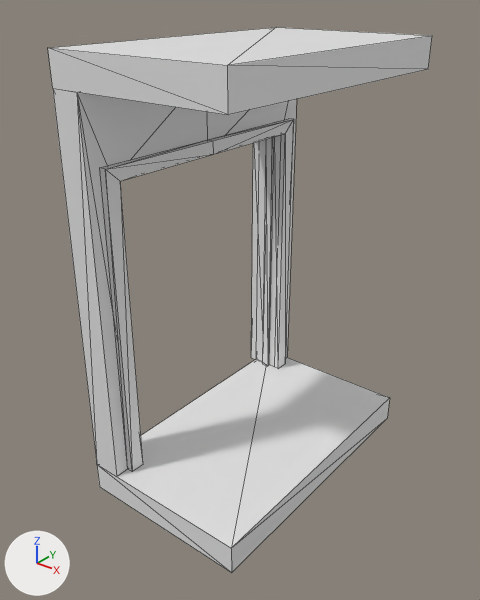
Renders of the glTF model assets/Module_Blocky/SM_WallDoor_1x2_02a.glb from each side of a commit.
One viewpoint serves both versions: a camera (50 mm lens) standing at (2.85, -2.23, 3.03) and looking at (0.36, 0.89, 1.09). Every picture has the same lights, and +X, +Y and +Z are marked at lower left. Mesh edges are drawn as thin lines. Where no turn or scale is listed for an object, it has been applied to the vertices. Vertices at the same position are counted once.

The first picture shows 'SM_WallDoor_1x2_02a'.
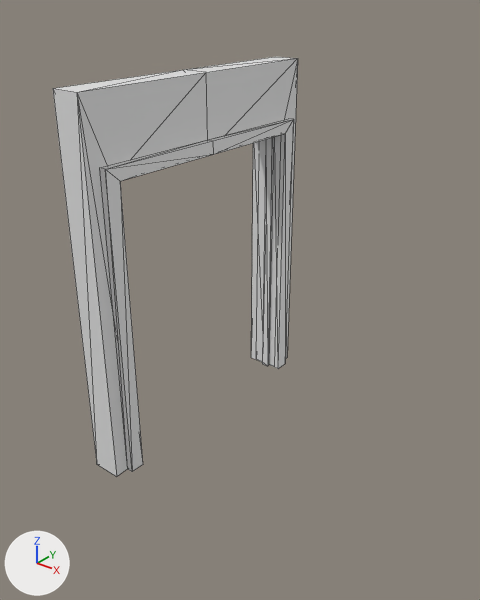
Where the change shows, as pixel boxes (x1, y1, x2, y2) in the pictures (480 x 600 px):
'SM_WallDoor_1x2_02a', reshaped (36% narrower, 23% shorter)
    before: (48, 27, 432, 573)
    after: (53, 57, 298, 477)
part 1 of me_cube_047, deleted
    before: (48, 27, 432, 115)
part 2 of me_cube_047, deleted
    before: (97, 358, 390, 573)

Diff of the bpy script that builds the scene:
```diff
--- a/assets/Module_Blocky/SM_WallDoor_1x2_02a.glb.py
+++ b/assets/Module_Blocky/SM_WallDoor_1x2_02a.glb.py
@@ me_cube_047 @@
 me_cube_047.from_pydata(...)  # 86 vertices, 128 faces; spans x -0.25..1.0, y 0.0..2.0, z -0.2..2.7
 # used by ob_sm_walldoor_1x2_02a; location = (0.0, 0.0, 0.0)
+# me_cube_047 part 1: the loose piece of 8 vertices spanning x -0.2..1.0, y 0.0..2.0, z 2.5..2.7 is deleted
+# me_cube_047 part 2: the loose piece of 8 vertices spanning x -0.2..1.0, y 0.0..2.0, z -0.2..0.0 is deleted
```
